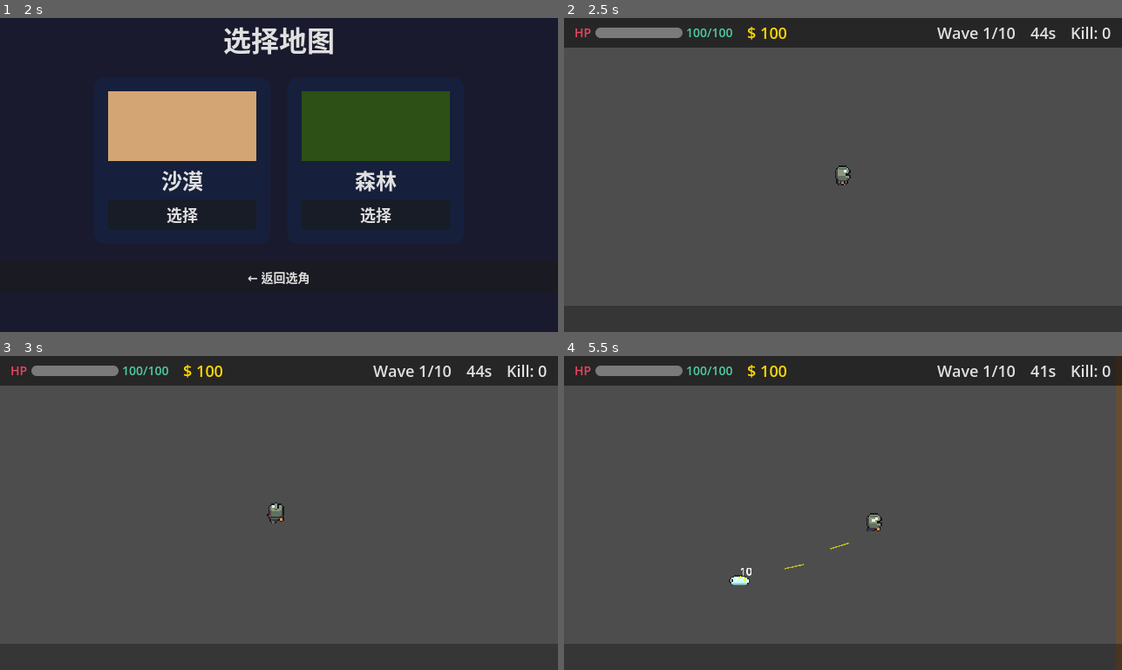
Above: before the commit, frames 1-4 (two rows, left to right).
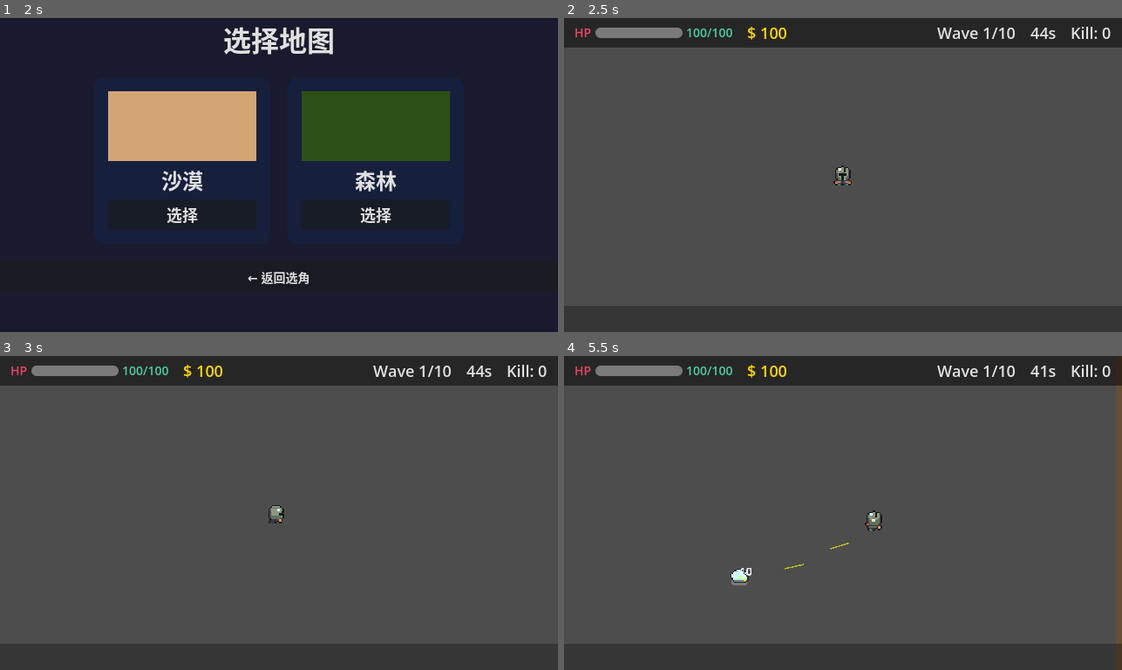
Above: after the commit, the same moments.

Repository: felang/utoland
Game: Godot game, scene res://scenes/ui/start_menu.tscn
Same seed, same stepped clock (60 frames per second), same inputs: the game is played once before the commit and once after it.
Inputs (mouse positions are in pixels of both pictures, inside the frame that each line leads up to):
- Up to frame 1 (2 s): click "开始游戏" at 0.5 s; click "选择" at 1.25 s
- Up to frame 2 (2.5 s): click "选择" at 2 s
- Up to frame 3 (3 s): tap Enter at 2.75 s; move the mouse to (401, 497) at 2.77 s; hold D (move_right) from 2.78 s (still down); tap 1 at 2.85 s; click (401, 497) at 2.92 s
- Up to frame 4 (5.5 s): move the mouse to (731, 528) at 3.52 s; release D (move_right) at 3.53 s; hold S (move_down) 3.53-4.28 s; tap 2 at 3.6 s; move the mouse to (898, 443) at 4.27 s; hold D (move_right) 4.28-5.03 s; tap 3 at 4.35 s; move the mouse to (815, 575) at 5.02 s; hold W (move_up) from 5.03 s (still down); tap 4 at 5.1 s; click (815, 575) at 5.17 s

Frame 1 is identical in both runs. In frame 2, 0.1% of the frame differs, in the area x 48-52%, y 46-54%; in frame 3, 0.1%; in frame 4, 0.2%, in the area x 29-58%, y 49-74%.

Commit message:
fix: 修正 sprite sheet 帧读取方向（行→列）并添加方向性 idle
sprite sheet 实际布局为列=方向、行=帧，但代码按行=方向读取导致动画错误。
同时将单一 idle 动画改为 4 个方向性 idle（idle_down/up/left/right），
玩家静止时保持最后移动方向的朝向。

Co-Authored-By: Claude Opus 4.6 <noreply@anthropic.com>

Diff:
--- a/scripts/components/sprite_animator.gd
+++ b/scripts/components/sprite_animator.gd
@@ -13,8 +13,8 @@
 	_create_sprite()
 	_sprite.sprite_frames = SpriteLoader.create_player_sprite_frames(sprite_config)
 	_apply_scale(sprite_config["frame_size"].x, target_size)
-	_sprite.play("idle")
-	_current_anim = "idle"
+	_sprite.play("idle_down")
+	_current_anim = "idle_down"
 
 func setup_enemy_sprite(sprite_config: Dictionary, target_size: float) -> void:
 	# 创建敌人 AnimatedSprite2D（walk 4方向）
@@ -39,7 +39,7 @@
 	if not _sprite:
 		return
 	var anim: String = SpriteLoader.get_walk_animation(velocity, _current_anim)
-	if anim == "idle":
+	if anim.begins_with("idle"):
 		return
 	if anim != _current_anim and _sprite.sprite_frames.has_animation(anim):
 		_sprite.play(anim)
--- a/scripts/core/enums.gd
+++ b/scripts/core/enums.gd
@@ -71,6 +71,10 @@
 # 动画名
 class Anim:
 	const IDLE = "idle"
+	const IDLE_DOWN = "idle_down"
+	const IDLE_UP = "idle_up"
+	const IDLE_LEFT = "idle_left"
+	const IDLE_RIGHT = "idle_right"
 	const WALK_DOWN = "walk_down"
 	const WALK_UP = "walk_up"
 	const WALK_LEFT = "walk_left"
--- a/scripts/core/sprite_loader.gd
+++ b/scripts/core/sprite_loader.gd
@@ -15,15 +15,17 @@
 	var idle_tex: Texture2D = load(config["idle"])
 	var walk_tex: Texture2D = load(config["walk"])
 
-	# idle 动画（单行，4帧）
-	frames.add_animation(Enums.Anim.IDLE)
-	frames.set_animation_speed(Enums.Anim.IDLE, fps)
-	frames.set_animation_loop(Enums.Anim.IDLE, true)
-	for i in config["idle_frames"]:
+	# idle 动画（4方向，每方向1帧）— 按列读取方向
+	var idle_names: Array[String] = [Enums.Anim.IDLE_DOWN, Enums.Anim.IDLE_UP, Enums.Anim.IDLE_LEFT, Enums.Anim.IDLE_RIGHT]
+	for dir_idx in config["idle_frames"]:
+		var anim_name: String = idle_names[dir_idx]
+		frames.add_animation(anim_name)
+		frames.set_animation_speed(anim_name, fps)
+		frames.set_animation_loop(anim_name, true)
 		var atlas := AtlasTexture.new()
 		atlas.atlas = idle_tex
-		atlas.region = Rect2(i * frame_size.x, 0, frame_size.x, frame_size.y)
-		frames.add_frame(Enums.Anim.IDLE, atlas)
+		atlas.region = Rect2(dir_idx * frame_size.x, 0, frame_size.x, frame_size.y)
+		frames.add_frame(anim_name, atlas)
 
 	# walk 动画（4方向，每方向4帧）
 	var dir_names: Array[String] = [Enums.Anim.WALK_DOWN, Enums.Anim.WALK_UP, Enums.Anim.WALK_LEFT, Enums.Anim.WALK_RIGHT]
@@ -35,7 +37,7 @@
 		for frame_idx in config["walk_frames"]:
 			var atlas := AtlasTexture.new()
 			atlas.atlas = walk_tex
-			atlas.region = Rect2(frame_idx * frame_size.x, dir_idx * frame_size.y, frame_size.x, frame_size.y)
+			atlas.region = Rect2(dir_idx * frame_size.x, frame_idx * frame_size.y, frame_size.x, frame_size.y)
 			frames.add_frame(anim_name, atlas)
 
 	# 删除默认的 "default" 动画
@@ -64,7 +66,7 @@
 		for frame_idx in config["walk_frames"]:
 			var atlas := AtlasTexture.new()
 			atlas.atlas = spritesheet
-			atlas.region = Rect2(frame_idx * frame_size.x, dir_idx * frame_size.y, frame_size.x, frame_size.y)
+			atlas.region = Rect2(dir_idx * frame_size.x, frame_idx * frame_size.y, frame_size.x, frame_size.y)
 			frames.add_frame(anim_name, atlas)
 
 	# 删除默认的 "default" 动画
@@ -78,14 +80,25 @@
 # current_anim 用于方向滞后：对角移动时保持当前方向，避免快速切换
 static func get_walk_animation(velocity: Vector2, current_anim: String = "", hysteresis_keep: float = 0.7, hysteresis_switch: float = 1.4) -> String:
 	if velocity.length_squared() < 1.0:
-		return Enums.Anim.IDLE
+		# 根据当前动画推断最后朝向，返回对应方向的 idle
+		match current_anim:
+			Enums.Anim.WALK_DOWN, Enums.Anim.IDLE_DOWN:
+				return Enums.Anim.IDLE_DOWN
+			Enums.Anim.WALK_UP, Enums.Anim.IDLE_UP:
+				return Enums.Anim.IDLE_UP
+			Enums.Anim.WALK_LEFT, Enums.Anim.IDLE_LEFT:
+				return Enums.Anim.IDLE_LEFT
+			Enums.Anim.WALK_RIGHT, Enums.Anim.IDLE_RIGHT:
+				return Enums.Anim.IDLE_RIGHT
+			_:
+				return Enums.Anim.IDLE_DOWN
 
 	var abs_x: float = abs(velocity.x)
 	var abs_y: float = abs(velocity.y)
 
 	# 滞后阈值：当前方向轴需要比另一轴小 30% 以上才切换
-	var is_current_horizontal: bool = current_anim in [Enums.Anim.WALK_LEFT, Enums.Anim.WALK_RIGHT]
-	var is_current_vertical: bool = current_anim in [Enums.Anim.WALK_UP, Enums.Anim.WALK_DOWN]
+	var is_current_horizontal: bool = current_anim in [Enums.Anim.WALK_LEFT, Enums.Anim.WALK_RIGHT, Enums.Anim.IDLE_LEFT, Enums.Anim.IDLE_RIGHT]
+	var is_current_vertical: bool = current_anim in [Enums.Anim.WALK_UP, Enums.Anim.WALK_DOWN, Enums.Anim.IDLE_UP, Enums.Anim.IDLE_DOWN]
 
 	var use_horizontal: bool
 	if is_current_horizontal:
